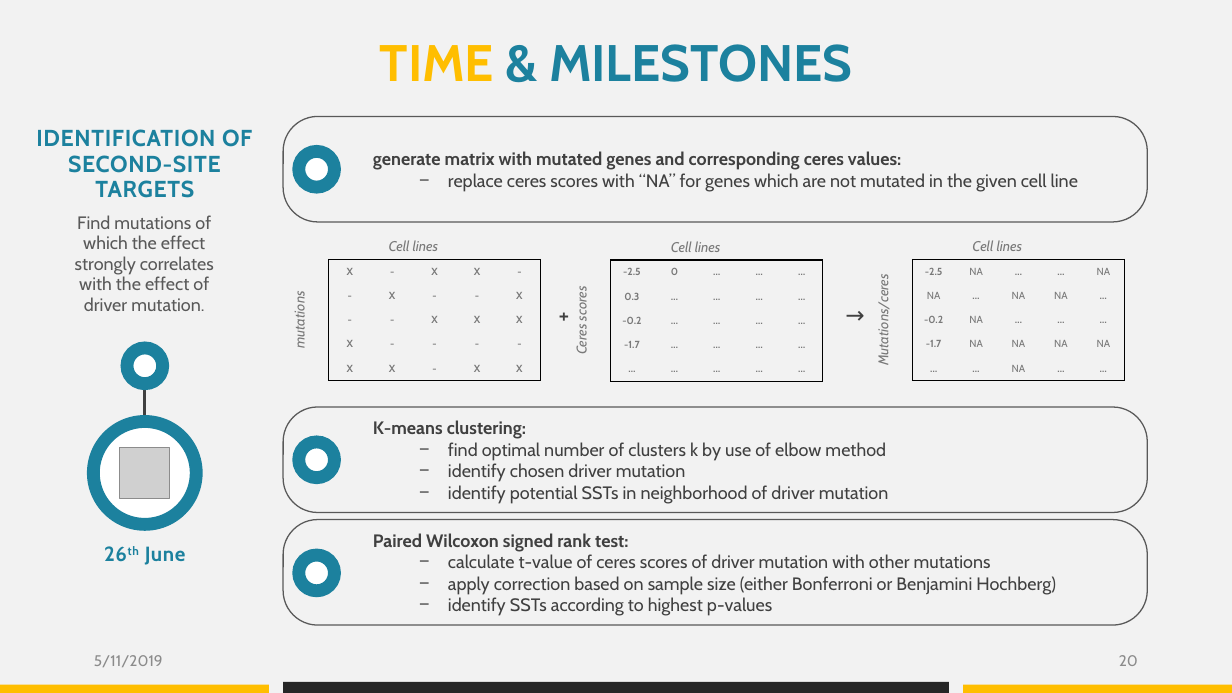
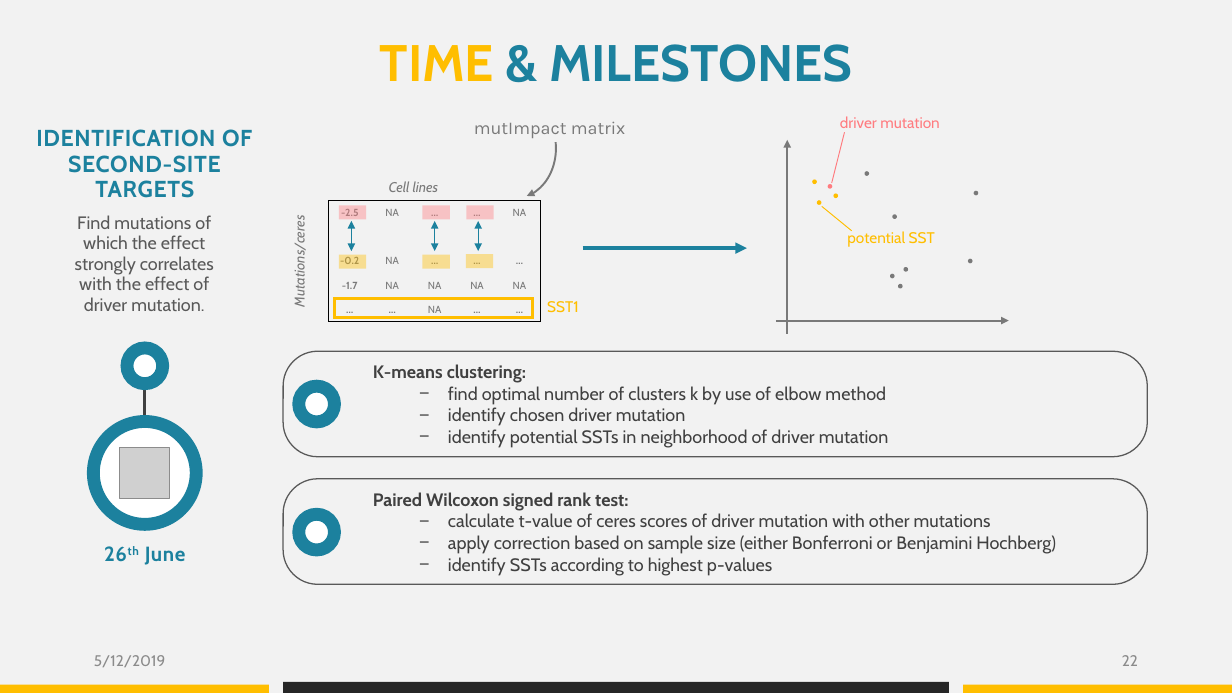
Before and after one commit to datascience-mobi/group-04-project-1-4, a slide deck: slide 22 of Project proposal_presentation_V1.pptx (slide 20 before the commit). Drawn at 1232x693 pixels with LibreOffice and Linux fonts; fonts in the diff are those of the drawing; grey boxes stand for pictures. Boxes give left, top, right and bottom in pixels: in the first picture for what was removed or moved away, otherwise in the second. Text is boxed around its words. In the diff, an @@ line names an element or a change of style, - is before the commit and + after.

```diff
--- a/Project proposal_presentation_V1.pptx
+++ b/Project proposal_presentation_V1.pptx
@@ rounded rectangle removed at [283, 116, 1147, 222] @@
@@ arc (boxed as its full ellipse) added at [476, 98, 556, 197], outline #797979 1.5 pt @@
@@ text added at [474, 122, 626, 138], 14 pt, text #797979 @@
+mutImpact matrix
@@ table: place and size @@
-table at [871, 233, 1126, 381]
+table at [287, 175, 542, 323]
@@ ellipse removed at [299, 152, 335, 188] @@
@@ text removed at [373, 151, 1078, 192] @@
-generate matrix with mutated genes and corresponding ceres values:
-  − replace ceres scores with “NA” for genes which are not mutated in the given cell line
@@ table removed at [287, 233, 542, 381], 6 rows, 6 columns @@
-Cell lines |  |  |  |  | 
-mutations | X | - | X | X | -
- | - | X | - | - | X
- | - | - | X | X | X
- | X | - | - | - | -
- | X | X | - | X | X
@@ group added at [339, 221, 525, 251]: 3 double arrows, 1 rectangle @@
@@ table removed at [568, 234, 823, 382], 6 rows, 6 columns @@
-Cell lines |  |  |  |  | 
-Ceres scores | -2.5 | 0 | … | … | …
- | 0.3 | … | … | … | …
- | -0.2 | … | … | … | …
- | -1.7 | … | … | … | …
- | … | … | … | … | …
@@ group added at [776, 114, 1009, 334]: 11 ellipses, 2 arrows, 2 callouts @@
+driver mutation
+potential SST
@@ group added at [339, 205, 494, 268]: 6 rectangles @@
@@ arrow added from (583, 249) to (747, 249), #1C819E 3 pt @@
@@ rectangle added at [335, 299, 532, 317], outline #FFBE00 2.25 pt @@
@@ text removed at [550, 296, 585, 333] @@
-+
@@ text removed at [836, 296, 875, 333] @@
-→
@@ text added at [547, 301, 579, 313], 12 pt, text #FFBE00 @@
+SST1
@@ 1 text, 1 ellipse, 1 rounded rectangle: place and size @@
-1 text, 1 ellipse, 1 rounded rectangle at [283, 408, 1147, 513]
+1 text, 1 ellipse, 1 rounded rectangle at [283, 351, 1147, 457]
@@ 1 text, 1 rounded rectangle, 1 ellipse: place and size @@
-1 text, 1 rounded rectangle, 1 ellipse at [283, 519, 1147, 625]
+1 text, 1 rounded rectangle, 1 ellipse at [283, 479, 1147, 584]
@@ text at [94, 655, 165, 667]: text changed @@
-5/11/2019
+5/12/2019
@@ page number at [1122, 655, 1138, 666]: text changed @@
-20
+22
```
Also in this commit, not shown: 21 other slides changed, 3 slides added, 1 slide removed.
